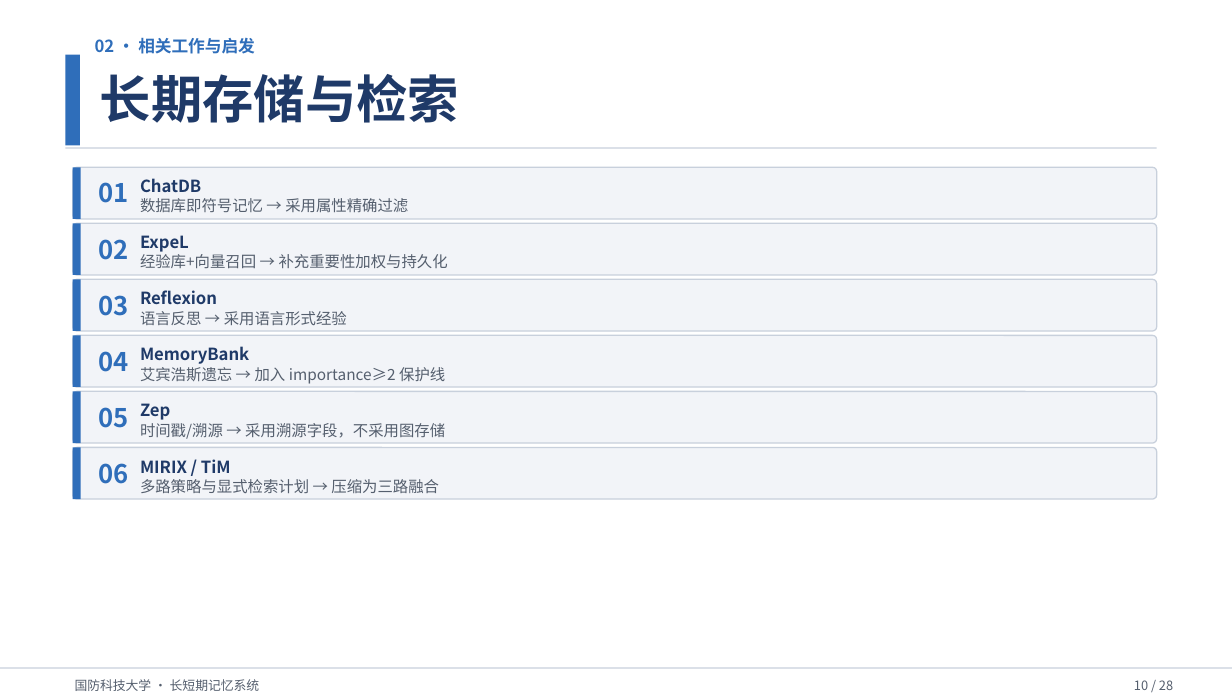
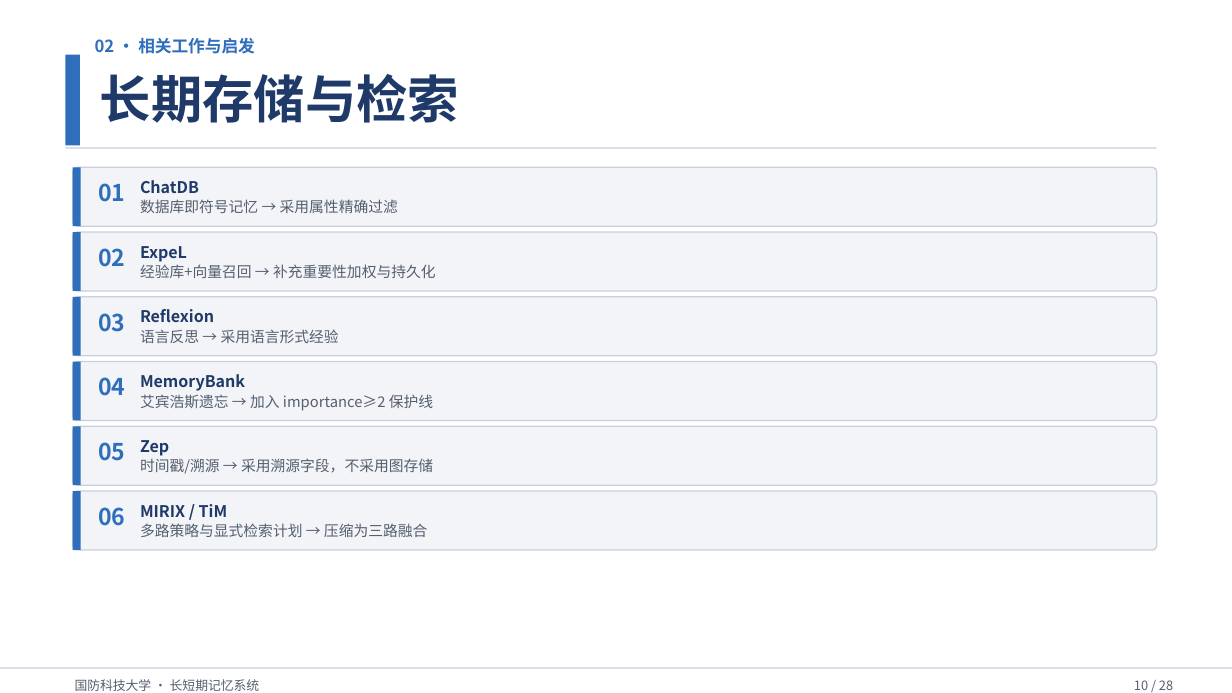
Before and after one commit to Outer-nebula-observer/yz-03, a slide deck: slide 10 of 汇报PPT/最终汇报成果.pptx. Drawn at 1232x693 pixels with LibreOffice and Linux fonts; fonts in the diff are those of the drawing. Boxes give left, top, right and bottom in pixels: in the first picture for what was removed or moved away, otherwise in the second. Text is boxed around its words. In the diff, an @@ line names an element or a change of style, - is before the commit and + after.

```diff
--- a/汇报PPT/最终汇报成果.pptx
+++ b/汇报PPT/最终汇报成果.pptx
@@ rounded rectangle: place and size @@
-rounded rectangle at bbox=[73, 167, 1157, 219]
+rounded rectangle at bbox=[73, 167, 1157, 226]
@@ rectangle: place and size @@
-rectangle at bbox=[73, 167, 81, 219]
+rectangle at bbox=[73, 167, 81, 226]
@@ rounded rectangle: place and size @@
-rounded rectangle at bbox=[73, 224, 1157, 275]
+rounded rectangle at bbox=[73, 232, 1157, 291]
@@ rectangle: place and size @@
-rectangle at bbox=[73, 224, 81, 275]
+rectangle at bbox=[73, 232, 81, 291]
@@ text "02": place and size @@
-text "02" at bbox=[98, 239, 128, 260]
+text "02" at bbox=[98, 248, 125, 267]
@@ text "ExpeL": place and size @@
-text "ExpeL" at bbox=[140, 235, 189, 252]
+text "ExpeL" at bbox=[140, 246, 187, 262]
@@ text "经验库+向量召回 → 补充重要性加权与持久化": place and size @@
-text "经验库+向量召回 → 补充重要性加权与持久化" at bbox=[140, 254, 448, 268]
+text "经验库+向量召回 → 补充重要性加权与持久化" at bbox=[140, 264, 436, 278]
@@ rounded rectangle: place and size @@
-rounded rectangle at bbox=[73, 279, 1157, 331]
+rounded rectangle at bbox=[73, 297, 1157, 356]
@@ rectangle: place and size @@
-rectangle at bbox=[73, 279, 81, 331]
+rectangle at bbox=[73, 297, 81, 356]
@@ text "03": place and size @@
-text "03" at bbox=[98, 295, 128, 316]
+text "03" at bbox=[98, 313, 125, 332]
@@ text "Reflexion": place and size @@
-text "Reflexion" at bbox=[140, 290, 217, 305]
+text "Reflexion" at bbox=[140, 309, 214, 322]
@@ text "语言反思 → 采用语言形式经验": place and size @@
-text "语言反思 → 采用语言形式经验" at bbox=[140, 311, 347, 325]
+text "语言反思 → 采用语言形式经验" at bbox=[140, 329, 339, 343]
@@ rounded rectangle: place and size @@
-rounded rectangle at bbox=[73, 335, 1157, 387]
+rounded rectangle at bbox=[73, 361, 1157, 421]
@@ rectangle: place and size @@
-rectangle at bbox=[73, 335, 81, 387]
+rectangle at bbox=[73, 361, 81, 421]
@@ text "04": place and size @@
-text "04" at bbox=[98, 351, 128, 372]
+text "04" at bbox=[98, 377, 125, 396]
@@ text "MemoryBank": place and size @@
-text "MemoryBank" at bbox=[140, 346, 249, 364]
+text "MemoryBank" at bbox=[140, 374, 245, 391]
@@ text "艾宾浩斯遗忘 → 加入 importance≥2 保护线": place and size @@
-text "艾宾浩斯遗忘 → 加入 importance≥2 保护线" at bbox=[140, 367, 445, 384]
+text "艾宾浩斯遗忘 → 加入 importance≥2 保护线" at bbox=[140, 394, 433, 411]
@@ rounded rectangle: place and size @@
-rounded rectangle at bbox=[73, 392, 1157, 444]
+rounded rectangle at bbox=[73, 426, 1157, 485]
@@ rectangle: place and size @@
-rectangle at bbox=[73, 392, 81, 444]
+rectangle at bbox=[73, 426, 81, 485]
@@ text "05": place and size @@
-text "05" at bbox=[98, 407, 128, 428]
+text "05" at bbox=[98, 442, 125, 461]
@@ text "Zep": place and size @@
-text "Zep" at bbox=[140, 403, 170, 420]
+text "Zep" at bbox=[140, 440, 169, 456]
@@ text "时间戳/溯源 → 采用溯源字段，不采用图存储": place and size @@
-text "时间戳/溯源 → 采用溯源字段，不采用图存储" at bbox=[140, 423, 445, 439]
+text "时间戳/溯源 → 采用溯源字段，不采用图存储" at bbox=[140, 458, 433, 474]
@@ rounded rectangle: place and size @@
-rounded rectangle at bbox=[73, 447, 1157, 499]
+rounded rectangle at bbox=[73, 491, 1157, 550]
@@ rectangle: place and size @@
-rectangle at bbox=[73, 447, 81, 499]
+rectangle at bbox=[73, 491, 81, 550]
@@ size 20 to 18 pt in 6 elements at bbox=[98, 183, 125, 202], bbox=[98, 248, 125, 267], bbox=[98, 313, 125, 332], bbox=[98, 377, 125, 396], bbox=[98, 442, 125, 461], bbox=[98, 507, 125, 526] @@
@@ text "06": place and size @@
-text "06" at bbox=[98, 463, 128, 484]
+text "06" at bbox=[98, 507, 125, 526]
@@ size 13 to 12.5 pt in 6 elements at bbox=[140, 180, 199, 193], bbox=[140, 246, 187, 262], bbox=[140, 309, 214, 322], bbox=[140, 374, 245, 391], bbox=[140, 440, 169, 456], bbox=[140, 505, 185, 517] @@
@@ text "MIRIX / TiM": place and size @@
-text "MIRIX / TiM" at bbox=[140, 460, 187, 473]
+text "MIRIX / TiM" at bbox=[140, 505, 185, 517]
@@ size 12 to 11.5 pt in 6 elements at bbox=[140, 199, 398, 213], bbox=[140, 264, 436, 278], bbox=[140, 329, 339, 343], bbox=[140, 394, 433, 411], bbox=[140, 458, 433, 474], bbox=[140, 523, 427, 537] @@
@@ text "多路策略与显式检索计划 → 压缩为三路融合": place and size @@
-text "多路策略与显式检索计划 → 压缩为三路融合" at bbox=[140, 479, 439, 493]
+text "多路策略与显式检索计划 → 压缩为三路融合" at bbox=[140, 523, 427, 537]
```
Also in this commit, not shown: 18 other slides changed, 1 other file.
